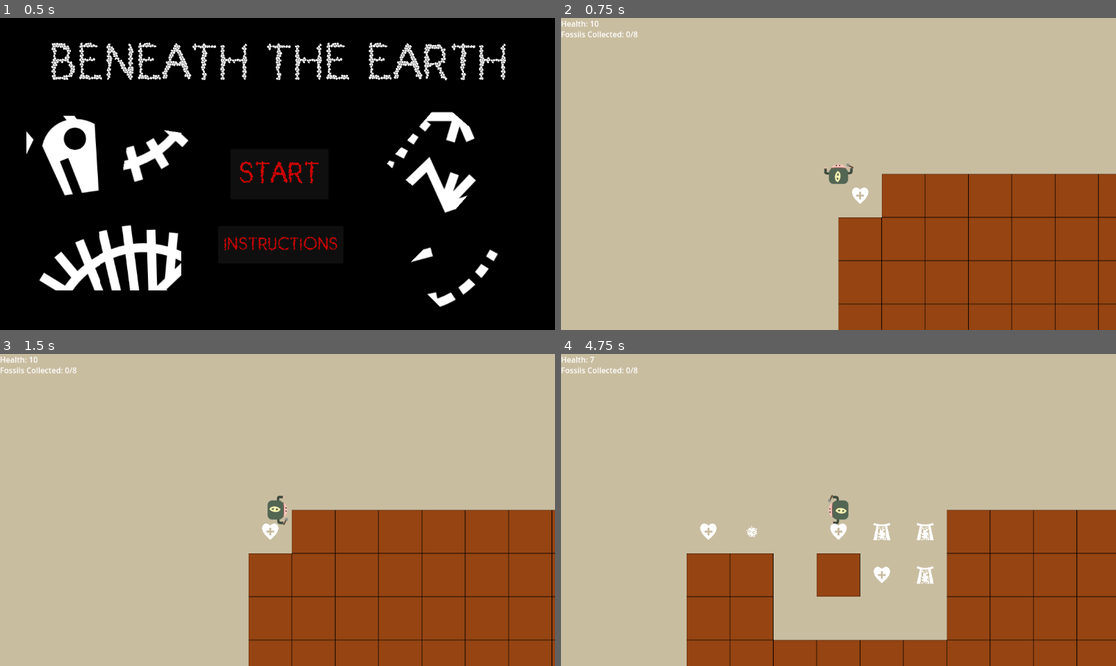
Above: before the commit, frames 1-4 (two rows, left to right).
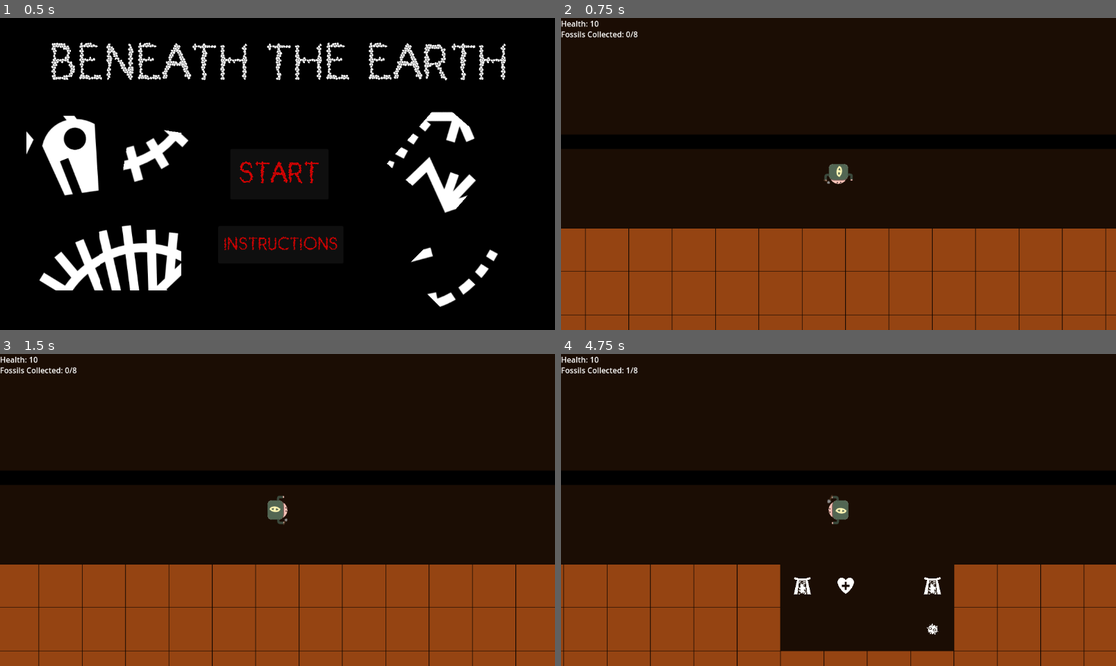
Above: after the commit, the same moments.

Repository: DonYall/Beneath-The-Earth
Game: Godot game, scene res://Scenes/GameScenes/MainMenu.tscn
The game is run twice, just before and just after one commit, with the same random seed, the same clock (stepped at 60 frames per second) and the same inputs.
Inputs:
- Up to frame 1 (0.5 s): no input
- Up to frame 2 (0.75 s): click "START" at 0.5 s
- Up to frame 3 (1.5 s): tap Enter at 1.25 s; hold Right (move_right) from 1.28 s (still down)
- Up to frame 4 (4.75 s): release Right (move_right) at 2.03 s; hold Down (move_down) 2.03-2.78 s; hold Right (move_right) 2.78-3.53 s; hold Up (move_up) 3.53-4.28 s; hold Left (move_left) from 4.28 s (still down)

Frame 1 is identical in both runs. In frame 2, 85% of the frame differs, in the area x 0-100%, y 0-100%; in frame 3, 83%; in frame 4, 85%.

Commit message:
Add walls and change character to have characterbody2d

Diff:
--- a/Scenes/Enemy.tscn
+++ b/Scenes/Enemy.tscn
@@ -27,6 +27,7 @@
 radius = 35.2278
 
 [node name="Enemy" type="CharacterBody2D"]
+z_index = 5
 collision_layer = 5
 collision_mask = 30
 script = ExtResource("1_ibpj8")
--- a/Scenes/Grid/grid_cell.gd
+++ b/Scenes/Grid/grid_cell.gd
@@ -16,7 +16,7 @@
 # Once player enters the grid cell, the cells breaks and sends out a signal
 # saying it is ready to be destroyed.
 # TODO - determine whether or not to break cell here or have a controller handle this.
-func _on_area_entered(body):
+func _on_body_entered(body):
 	if body.get_name() == "Player":
 		# print("Cell ready to break!")
 		emit_signal("cell_ready_to_be_destroyed")
--- a/Scenes/Grid/grid_cell.tscn
+++ b/Scenes/Grid/grid_cell.tscn
@@ -38,4 +38,4 @@
 position = Vector2(30, 30)
 shape = SubResource("RectangleShape2D_6f57c")
 
-[connection signal="area_entered" from="." to="." method="_on_area_entered"]
+[connection signal="body_entered" from="." to="." method="_on_body_entered"]
--- a/Scenes/Grid/grid_map.tscn
+++ b/Scenes/Grid/grid_map.tscn
@@ -8,6 +8,8 @@
 
 [node name="GridMap" type="Node2D"]
 script = ExtResource("1_a87gu")
+n_rows = 25
+n_cols = 25
 item_cell_offset = 60
 item_drops = {
 ExtResource("2_cna6o"): 20.0,
--- a/Scenes/Items/Heart.tscn
+++ b/Scenes/Items/Heart.tscn
@@ -18,4 +18,4 @@
 [node name="CollisionShape2D" type="CollisionShape2D" parent="."]
 shape = SubResource("CircleShape2D_1dexw")
 
-[connection signal="area_entered" from="." to="." method="_on_area_entered"]
+[connection signal="body_entered" from="." to="." method="_on_body_entered"]
--- a/Scenes/Items/Item.tscn
+++ b/Scenes/Items/Item.tscn
@@ -16,5 +16,4 @@
 [node name="CollisionShape2D" type="CollisionShape2D" parent="."]
 shape = SubResource("CircleShape2D_1dexw")
 
-[connection signal="area_entered" from="." to="." method="_on_area_entered"]
 [connection signal="body_entered" from="." to="." method="_on_body_entered"]
--- a/Scenes/Main.tscn
+++ b/Scenes/Main.tscn
@@ -1,7 +1,8 @@
-[gd_scene load_steps=7 format=3 uid="uid://vhao644o8frr"]
+[gd_scene load_steps=8 format=3 uid="uid://vhao644o8frr"]
 
 [ext_resource type="Script" path="res://Scripts/Main.gd" id="1_bkaxq"]
 [ext_resource type="AudioStream" uid="uid://bjuapm617y7ny" path="res://Assets/SFX/hurt.wav" id="2_lw1cx"]
+[ext_resource type="PackedScene" uid="uid://v7jqva1oac1x" path="res://Scenes/Other/Wall.tscn" id="2_qmq0x"]
 [ext_resource type="AudioStream" uid="uid://d2chhvewwmfs1" path="res://Assets/SFX/health.wav" id="3_1txyj"]
 [ext_resource type="AudioStream" uid="uid://c3mov24dqxwia" path="res://Assets/SFX/collected_fossil.wav" id="4_jm327"]
 [ext_resource type="AudioStream" uid="uid://dwtu5x43b5mhg" path="res://Assets/SFX/win.wav" id="5_awoit"]
@@ -9,6 +10,43 @@
 
 [node name="Main" type="Node" groups=["player"]]
 script = ExtResource("1_bkaxq")
+start_position = Vector2(1300, -150)
+
+[node name="CanvasModulate" type="CanvasModulate" parent="."]
+visible = false
+color = Color(0, 0, 0, 1)
+
+[node name="GroundColor" type="ColorRect" parent="."]
+offset_left = -18399.0
+offset_top = -16693.0
+offset_right = -18359.0
+offset_bottom = -16653.0
+scale = Vector2(1000, 1000)
+color = Color(0.105882, 0.0509804, 0.0156863, 1)
+
+[node name="Walls" type="Node" parent="."]
+
+[node name="Wall" parent="Walls" instance=ExtResource("2_qmq0x")]
+position = Vector2(-201, -259)
+scale = Vector2(88.52, 1)
+
+[node name="Wall2" parent="Walls" instance=ExtResource("2_qmq0x")]
+position = Vector2(3380, -260)
+rotation = 1.57079
+scale = Vector2(88.52, 1)
+
+[node name="Wall3" parent="Walls" instance=ExtResource("2_qmq0x")]
+position = Vector2(-172, -244)
+rotation = 1.57079
+scale = Vector2(88.52, 1)
+
+[node name="Wall4" parent="Walls" instance=ExtResource("2_qmq0x")]
+position = Vector2(-175, 3251)
+scale = Vector2(88.52, 0.636471)
+
+[node name="LoseSound" type="AudioStreamPlayer" parent="."]
+stream = ExtResource("6_dbhe4")
+volume_db = -10.0
 
 [node name="HurtSound" type="AudioStreamPlayer" parent="."]
 stream = ExtResource("2_lw1cx")
@@ -26,7 +64,3 @@
 [node name="WinSound" type="AudioStreamPlayer" parent="."]
 stream = ExtResource("5_awoit")
 volume_db = -10.0
-
-[node name="LoseSound" type="AudioStreamPlayer" parent="."]
-stream = ExtResource("6_dbhe4")
-volume_db = -10.0
--- /dev/null
+++ b/Scenes/Other/Wall.tscn
@@ -0,0 +1,15 @@
+[gd_scene load_steps=2 format=3 uid="uid://v7jqva1oac1x"]
+
+[sub_resource type="RectangleShape2D" id="RectangleShape2D_nxofd"]
+size = Vector2(40, 40)
+
+[node name="Wall" type="StaticBody2D"]
+
+[node name="ColorRect" type="ColorRect" parent="."]
+offset_right = 40.0
+offset_bottom = 40.0
+color = Color(0, 0, 0, 1)
+
+[node name="CollisionShape2D" type="CollisionShape2D" parent="."]
+position = Vector2(20, 20)
+shape = SubResource("RectangleShape2D_nxofd")
--- a/Scenes/Player.tscn
+++ b/Scenes/Player.tscn
@@ -8,6 +8,7 @@
 [ext_resource type="Texture2D" uid="uid://bym220adro238" path="res://Assets/Textures/Player/digging5.png" id="5_on6a2"]
 [ext_resource type="Texture2D" uid="uid://rhlhm8vxypra" path="res://Assets/Textures/Player/digging6.png" id="6_o4282"]
 [ext_resource type="Texture2D" uid="uid://cwi6rgjfck7c5" path="res://Assets/Textures/Player/idle.png" id="7_i5jri"]
+[ext_resource type="Texture2D" uid="uid://bf0o3ncidki4d" path="res://Assets/Textures/Player/2d_lights_and_shadows_neutral_point_light.webp" id="9_pdkyi"]
 
 [sub_resource type="SpriteFrames" id="SpriteFrames_ovbxp"]
 animations = [{
@@ -44,15 +45,20 @@
 }]
 
 [sub_resource type="RectangleShape2D" id="RectangleShape2D_ir5ya"]
-size = Vector2(54, 55)
+size = Vector2(62, 62)
 
-[node name="Player" type="Area2D" groups=["Player"]]
+[sub_resource type="RectangleShape2D" id="RectangleShape2D_60y1h"]
+size = Vector2(68.5, 67.25)
+
+[node name="Player" type="CharacterBody2D" groups=["Player"]]
+z_index = 10
 collision_layer = 3
 script = ExtResource("1_024b0")
 
 [node name="AnimatedSprite2D" type="AnimatedSprite2D" parent="." groups=["Player"]]
+rotation = -3.14159
 sprite_frames = SubResource("SpriteFrames_ovbxp")
-animation = &"idle"
+animation = &"digging"
 
 [node name="CollisionShape2D" type="CollisionShape2D" parent="." groups=["Player"]]
 shape = SubResource("RectangleShape2D_ir5ya")
@@ -60,5 +66,16 @@
 [node name="Camera2D" type="Camera2D" parent="."]
 zoom = Vector2(0.75, 0.75)
 
-[connection signal="body_entered" from="." to="." method="_on_body_entered"]
+[node name="PointLight2D" type="PointLight2D" parent="."]
+visible = false
+texture = ExtResource("9_pdkyi")
+texture_scale = 7.5
+
+[node name="Area2D" type="Area2D" parent="."]
+
+[node name="CollisionShape2D" type="CollisionShape2D" parent="Area2D"]
+position = Vector2(-0.25, 0.375)
+shape = SubResource("RectangleShape2D_60y1h")
+
 [connection signal="animation_finished" from="AnimatedSprite2D" to="." method="_on_animated_sprite_2d_animation_finished"]
+[connection signal="body_entered" from="Area2D" to="." method="_on_area_2d_body_entered"]
--- a/Scripts/Items/Fossil.gd
+++ b/Scripts/Items/Fossil.gd
@@ -22,9 +22,9 @@
 
 	sprite.set_texture(fossil_textures[index])
 
-func _on_area_entered(area: Area2D):
-	if area.name == "Player":
-		area.emit_signal("fossil_collected")
+func _on_body_entered(body: Node2D):
+	if body.name == "Player":
+		body.emit_signal("fossil_collected")
 		on_pickup()
 
 func on_spawn(index):
--- a/Scripts/Items/Heart.gd
+++ b/Scripts/Items/Heart.gd
@@ -11,6 +11,7 @@
 	print("Picked up health, add to player's health")
 	pass
 
-func _on_area_entered(area: Area2D):
-	area.emit_signal("gain_health")
+func _on_body_entered(node: Node2D):
+	print("Health!")
+	node.emit_signal("gain_health")
 	on_pickup()
--- a/Scripts/Items/Item.gd
+++ b/Scripts/Items/Item.gd
@@ -25,16 +25,9 @@
 func consume():
 	push_error("UNIMPLEMENTED ERROR: consume()")
 
-
-
-func _on_area_entered(area:Area2D):
-	# this function gets called when the player collides with this item
-	if use_pickup_behaviour:
+func _on_body_entered(body:Node2D):
+	if body.name == "Player" and use_pickup_behaviour:
 		on_pickup()
-
-func _on_body_entered(body:Node2D):
-	# this function gets called when an enemy collides with this item
-	pass # Replace with function body.
 
 func on_start():
 	pass
--- a/Scripts/Items/Spike.gd
+++ b/Scripts/Items/Spike.gd
@@ -13,13 +13,12 @@
 func on_enemy_enter():
 	pass
 
-func _on_area_entered(area: Area2D):
-	area.emit_signal("hit")
-
-	super(area)
-
 func _on_body_entered(body: Node2D):
-	# kill enemy
-	body.queue_free()
-
-	on_pickup()
+	# If player, damage them
+	if body.name == "Player":
+		body.emit_signal("hit")
+		super(body)
+	else:
+		# Otherwise kill enemy:
+		body.queue_free()
+		on_pickup()
--- a/Scripts/Main.gd
+++ b/Scripts/Main.gd
@@ -40,6 +40,8 @@
 	player_instance.connect("fossil_collected", on_consume_fossil)
 	add_child(hud_instance)
 
+	new_game()
+
 func new_game():
 	player_instance.position = start_position
 	set_player_health(player_instance.starting_health)
--- a/Scripts/Player.gd
+++ b/Scripts/Player.gd
@@ -1,4 +1,4 @@
-extends Area2D
+extends CharacterBody2D
 
 @export var speed = 400
 @export var health = 10
@@ -16,7 +16,7 @@
 	starting_health = health
 
 func _process(delta):
-	var velocity = Vector2.ZERO
+	velocity = Vector2.ZERO
 	if Input.is_action_pressed("move_right"):
 		velocity.x += 1
 	if Input.is_action_pressed("move_left"):
@@ -31,11 +31,8 @@
 		$AnimatedSprite2D.play()
 	else:
 		$AnimatedSprite2D.stop()
-	position += velocity * delta
 
-	# Temporarily commenting out. We probably don't want to clamp to screensize
-	# but instead have actual walls / boundaries
-	#position = position.clamp(Vector2.ZERO, screen_size)
+	move_and_slide()
 
 	if velocity.x != 0:
 		if velocity.y != 0:
@@ -48,11 +45,11 @@
 	elif velocity.y != 0:
 		$AnimatedSprite2D.rotation = 0 if velocity.y < 0 else PI
 
-
 func _on_animated_sprite_2d_animation_finished():
 	$AnimatedSprite2D.play("idle")
 
-func _on_body_entered(body):
+func _on_area_2d_body_entered(body):
 	if body.is_in_group("enemies"):
 		emit_signal("hit")
+		print("hit!")
 		body.queue_free()
--- a/project.godot
+++ b/project.godot
@@ -51,4 +51,4 @@
 
 [rendering]
 
-environment/defaults/default_clear_color=Color(0.788235, 0.741176, 0.627451, 1)
+environment/defaults/default_clear_color=Color(0, 0, 0, 1)
Binary file added: Assets/Textures/Player/2d_lights_and_shadows_neutral_point_light.webp
Not shown, added: Assets/Textures/Player/2d_lights_and_shadows_neutral_point_light.webp.import
Not shown: 1 places in Scenes/Player.tscn that only renumber resources
